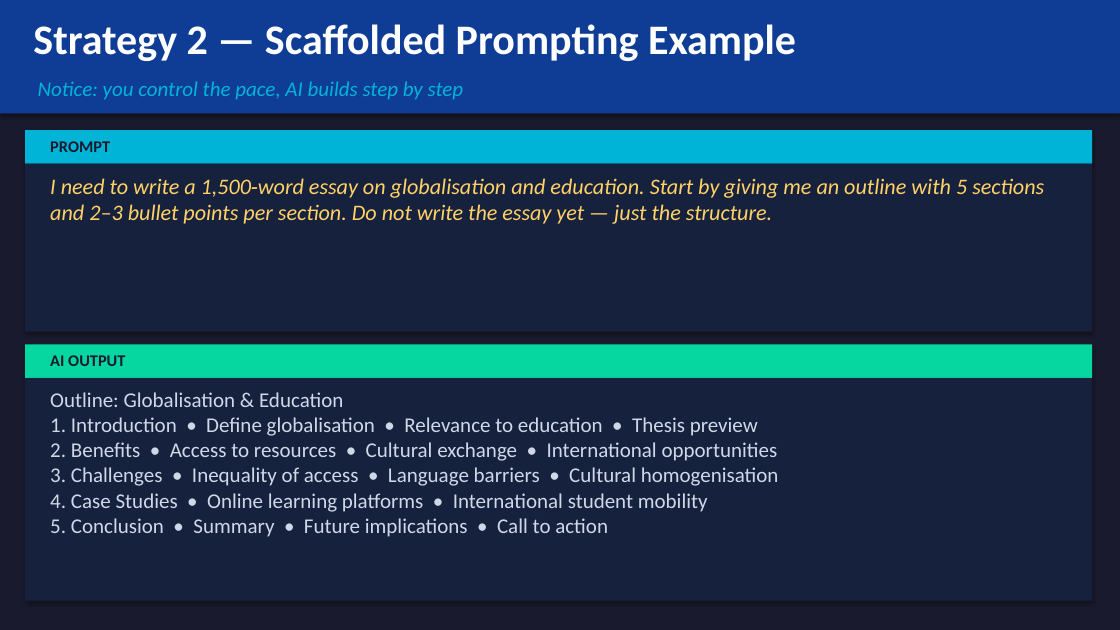
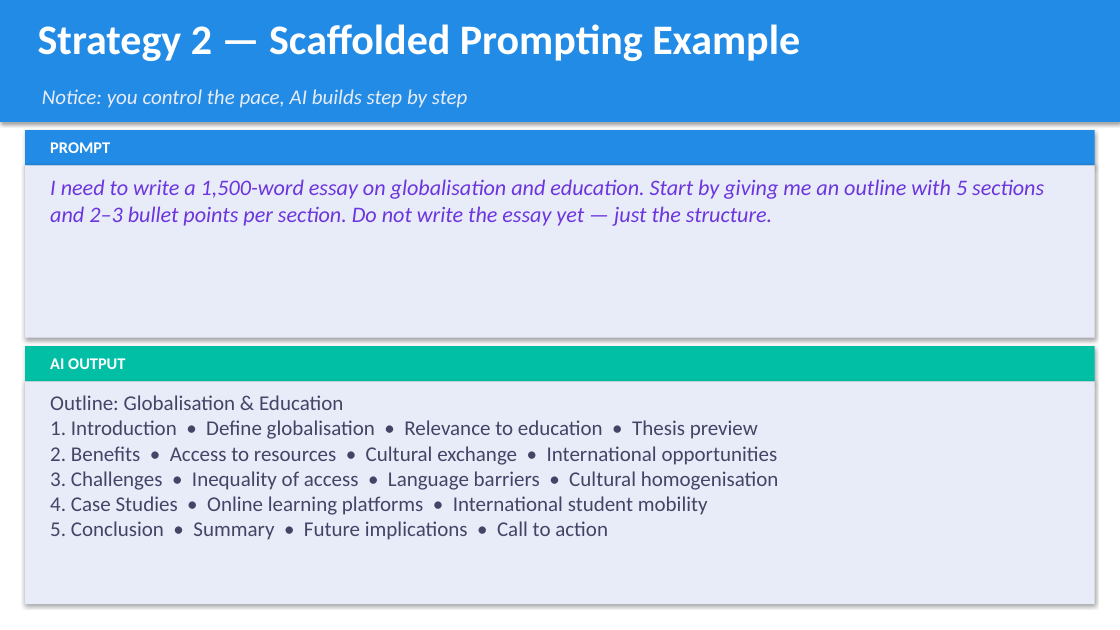
Before and after one commit to pegleg31/powerpoints, a slide deck: slide 21 of AI_Workshop_Presentation.pptx (slide 33 before the commit). Drawn at 1120x630 pixels with LibreOffice and Linux fonts; fonts in the diff are those of the drawing. Boxes give left, top, right and bottom in pixels: in the first picture for what was removed or moved away, otherwise in the second. Text is boxed around its words. In the diff, an @@ line names an element or a change of style, - is before the commit and + after.

```diff
--- a/AI_Workshop_Presentation.pptx
+++ b/AI_Workshop_Presentation.pptx
@@ background #1A1A2E to #FFFFFF @@
@@ rectangle: place and size @@
-rectangle at box(0, 0, 1120, 113)
+rectangle at box(0, 0, 1120, 122)
@@ rectangle at box(0, 0, 1120, 122): fill #0F3D96 to #228BE6 @@
@@ text "Strategy 2 — Scaffolded Prompting ...": place and size @@
-text "Strategy 2 — Scaffolded Prompting ..." at box(33, 24, 796, 61)
+text "Strategy 2 — Scaffolded Prompting ..." at box(38, 24, 800, 61)
@@ text "Notice: you control the pace, ...": place and size @@
-text "Notice: you control the pace, ..." at box(38, 81, 464, 100)
+text "Notice: you control the pace, ..." at box(42, 89, 468, 108)
@@ text "Notice: you control the pace, ..." at box(42, 89, 468, 108): text colour #00B4D8 to #E8ECF8 @@
@@ rectangle at box(25, 130, 1095, 166): fill #00B4D8 to #228BE6 @@
@@ text "PROMPT" at box(50, 142, 110, 153): text colour #1A1A2E to #FFFFFF @@
@@ rectangle at box(25, 166, 1095, 338): fill #16213E to #E8ECF8 @@
@@ rectangle: place and size @@
-rectangle at box(25, 164, 1092, 332)
+rectangle at box(25, 166, 1095, 338)
@@ text at box(50, 179, 1044, 226): text changed; text colour #FFD166 to #6C35DE @@
-I need to write a 1,500‑word essay on globalisation and education. Start by giving me an outline with 5 sections and 2–3 bullet points per section. Do not write the essay yet — just the structure.
+I need to write a 1,500-word essay on globalisation and education. Start by giving me an outline with 5 sections and 2–3 bullet points per section. Do not write the essay yet — just the structure.
@@ rectangle at box(25, 346, 1095, 381): fill #06D6A0 to #00BFA5 @@
@@ text "AI OUTPUT" at box(50, 358, 125, 369): text colour #1A1A2E to #FFFFFF @@
@@ rectangle at box(25, 381, 1095, 604): fill #16213E to #E8ECF8 @@
@@ text "Outline: Globalisation & Education 1. ..." at box(50, 395, 779, 540): text colour #D0D8E8 to #444466 @@
```
Also in this commit, not shown: 43 other slides changed, 12 slides removed, 1 other file.
